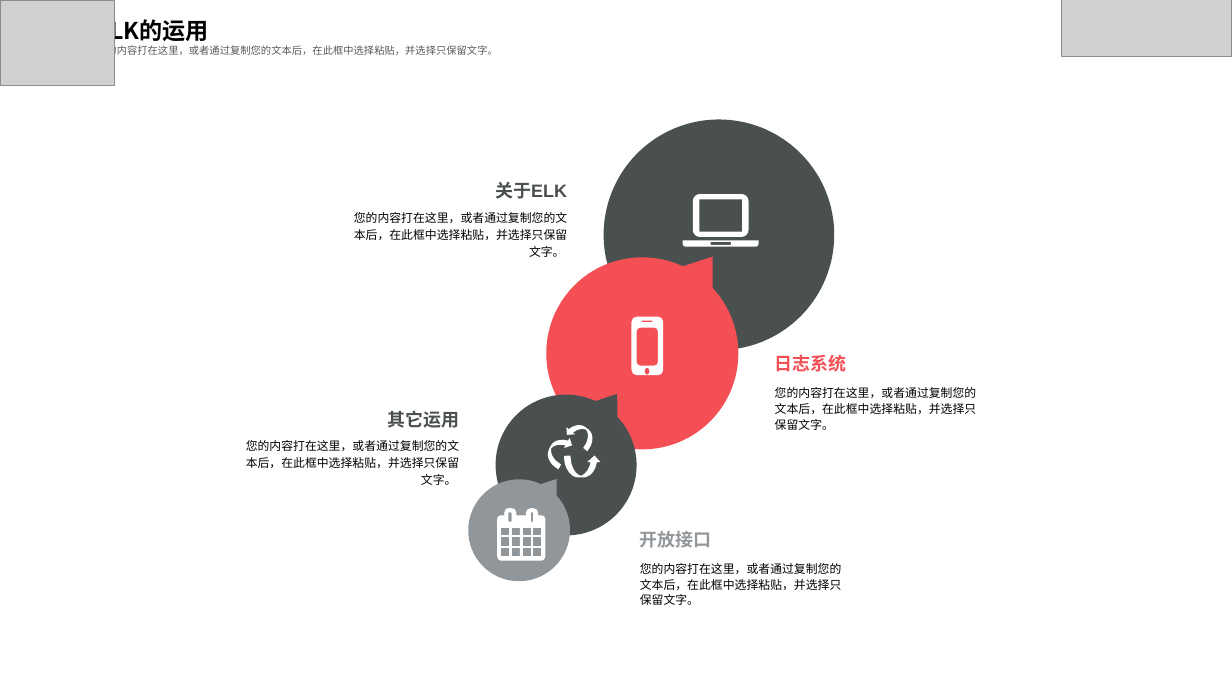
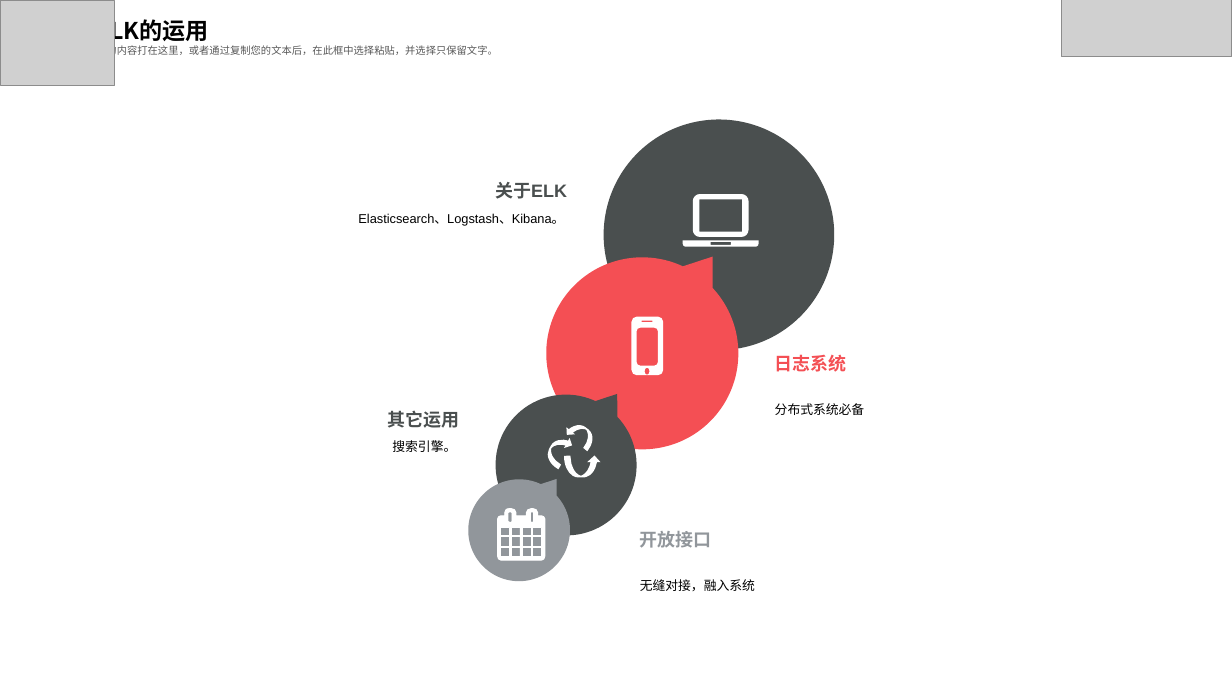
Before and after one commit to feiweihy/SpringCloud, a slide deck: slide 16 of documents/1-技术交流/中交金卡技术交流20190505.pptx. Drawn at 1232x693 pixels with LibreOffice and Linux fonts; fonts in the diff are those of the drawing; grey boxes stand for pictures. Boxes give left, top, right and bottom in pixels: in the first picture for what was removed or moved away, otherwise in the second. Text is boxed around its words. In the diff, an @@ line names an element or a change of style, - is before the commit and + after.

```diff
--- a/documents/1-技术交流/中交金卡技术交流20190505.pptx
+++ b/documents/1-技术交流/中交金卡技术交流20190505.pptx
@@ text at bbox=[358, 213, 564, 226]: text changed; size 9.2 to 10 pt @@
-您的内容打在这里，或者通过复制您的文本后，在此框中选择粘贴，并选择只保留文字。
+Elasticsearch、Logstash、Kibana。
@@ text at bbox=[775, 403, 865, 415]: text changed; size 9.2 to 10 pt @@
-您的内容打在这里，或者通过复制您的文本后，在此框中选择粘贴，并选择只保留文字。
+分布式系统必备
@@ text at bbox=[392, 440, 456, 452]: text changed; size 9.2 to 10 pt @@
-您的内容打在这里，或者通过复制您的文本后，在此框中选择粘贴，并选择只保留文字。
+搜索引擎。
@@ text at bbox=[640, 579, 755, 591]: text changed; size 9.2 to 10 pt @@
-您的内容打在这里，或者通过复制您的文本后，在此框中选择粘贴，并选择只保留文字。
+无缝对接，融入系统
```
Also in this commit, not shown: 3 other slides changed.
